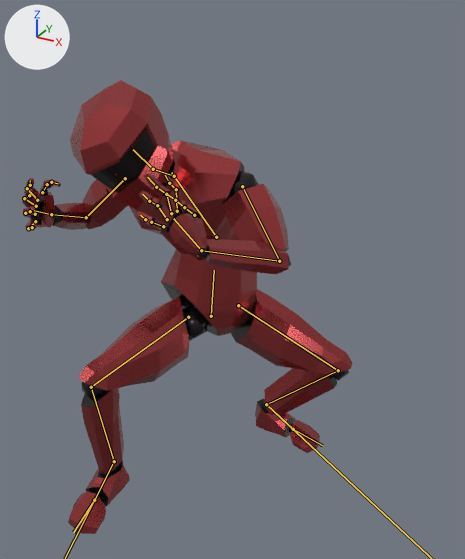
The FBX model Assets/character/FBX/fighting idle take damage 3.fbx, before and after one commit.
Both versions are drawn from a camera (50 mm lens) standing at (1.155, -1.73, 1.668) and looking at (0.164, 0.072, 0.766). Arrows for +X, +Y and +Z are at upper left; the lights stay in place. Both versions are drawn at frame 9 of the action 'metarig|metarigAction.002'; the numbers are the values there. The bones that bend it are drawn over the model as lines.
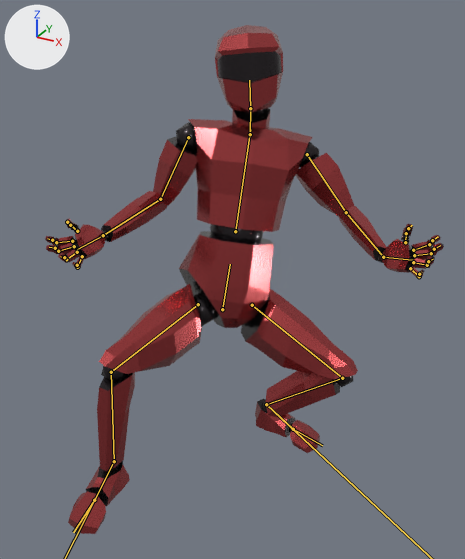
What differs and where, as boxes (x1, y1, x2, y2) in the pictures (465 x 559 px):
'Cube', posed (21% wider, 12% taller): before (22, 80, 352, 534); after (45, 25, 444, 534)
bone 'pelvis', root to tip: before (211, 316) to (214, 270); after (222, 309) to (230, 264)
bone 'Chest', root to tip: before (216, 237) to (171, 172); after (235, 231) to (250, 129)
bone 'Head', root to tip: before (153, 169) to (133, 149); after (250, 108) to (249, 80)
bone 'upper_arm.L', root to tip: before (242, 186) to (279, 261); after (307, 154) to (346, 212)
bone 'forearm.L', root to tip: before (279, 261) to (201, 250); after (346, 212) to (383, 257)
bone 'hand.L', root to tip: before (201, 250) to (173, 218); after (383, 257) to (413, 260)
bone 'upper_arm.R', root to tip: before (125, 178) to (86, 217); after (188, 137) to (160, 199)
bone 'forearm.R', root to tip: before (86, 217) to (51, 214); after (160, 199) to (103, 235)
bone 'hand.R', root to tip: before (51, 214) to (34, 210); after (103, 235) to (77, 249)
bone 'thigh.L', root to tip: before (238, 305) to (338, 370); after (252, 305) to (342, 378)
bone 'shin.L', root to tip: before (338, 370) to (266, 404); after (342, 378) to (266, 404)
bone 'thigh.R', root to tip: before (188, 317) to (91, 387); after (198, 304) to (111, 372)
bone 'shin.R', root to tip: before (91, 387) to (114, 461); after (111, 372) to (114, 461)

Patch to the scene script:
```diff
--- a/Assets/character/FBX/fighting idle take damage 3.fbx.py
+++ b/Assets/character/FBX/fighting idle take damage 3.fbx.py
@@ bone_pelvis @@
 bone_pelvis = bpy.data.objects['metarig'].pose.bones['pelvis']
-bone_pelvis.location = (-0.013, -0.405, -0.186)
-bone_pelvis.rotation_quaternion = (0.83, -0.043, 0.552, -0.065)  # degrees (-20, 66, -22)
+bone_pelvis.location = (-0.014, -0.423, -0.276)
+bone_pelvis.rotation_quaternion = (0.874, -0.105, 0.463, -0.101)  # degrees (-27, 52, -26)
@@ bone_chest @@
 bone_chest = bpy.data.objects['metarig'].pose.bones['Chest']  # child of 'pelvis'
-bone_chest.rotation_quaternion = (0.756, 0.345, -0.504, 0.236)  # degrees (48, -68, 1)
+bone_chest.rotation_quaternion = (0.98, -0.006, -0.2, -0.012)  # degrees (0, -23, -1)
@@ bone_head @@
 bone_head = bpy.data.objects['metarig'].pose.bones['Head']  # child of 'Neck'
-bone_head.rotation_quaternion = (0.99, -0.119, -0.033, 0.066)  # degrees (-14, -3, 8)
+bone_head.rotation_quaternion = (0.994, -0.079, -0.024, 0.075)  # degrees (-9, -2, 9)
@@ bone_upper_arm_l @@
 bone_upper_arm_l = bpy.data.objects['metarig'].pose.bones['upper_arm.L']  # child of 'Chest'
-bone_upper_arm_l.rotation_quaternion = (0.848, 0.39, -0.356, -0.046)  # degrees (57, -35, -26)
+bone_upper_arm_l.rotation_quaternion = (0.937, 0.06, -0.293, -0.182)  # degrees (15, -32, -26)
@@ bone_forearm_l @@
 bone_forearm_l = bpy.data.objects['metarig'].pose.bones['forearm.L']  # child of 'upper_arm.L'
-bone_forearm_l.rotation_quaternion = (0.658, 0.742, 0.03, -0.127)  # degrees (96, 13, -7)
+bone_forearm_l.rotation_quaternion = (0.904, 0.32, 0.055, -0.278)  # degrees (35, 16, -29)
@@ bone_hand_l @@
 bone_hand_l = bpy.data.objects['metarig'].pose.bones['hand.L']  # child of 'forearm.L'
-bone_hand_l.rotation_quaternion = (0.942, 0.292, -0.159, 0.038)  # degrees (35, -19, -1)
+bone_hand_l.rotation_quaternion = (0.903, 0.291, -0.315, -0.009)  # degrees (40, -34, -14)
@@ bone_upper_arm_r @@
 bone_upper_arm_r = bpy.data.objects['metarig'].pose.bones['upper_arm.R']  # child of 'Chest'
-bone_upper_arm_r.rotation_quaternion = (0.978, 0.175, 0.115, -0.005)  # degrees (20, 13, 2)
+bone_upper_arm_r.rotation_quaternion = (0.909, -0.045, -0.09, 0.406)  # degrees (-9, -7, 49)
@@ bone_forearm_r @@
 bone_forearm_r = bpy.data.objects['metarig'].pose.bones['forearm.R']  # child of 'upper_arm.R'
-bone_forearm_r.rotation_quaternion = (0.322, 0.744, 0.369, 0.454)  # degrees (115, -26, 69)
+bone_forearm_r.rotation_quaternion = (0.437, 0.465, 0.715, 0.285)  # degrees (119, 21, 101)
@@ bone_hand_r @@
 bone_hand_r = bpy.data.objects['metarig'].pose.bones['hand.R']  # child of 'forearm.R'
-bone_hand_r.rotation_quaternion = (0.973, 0.09, -0.198, 0.071)  # degrees (9, -24, 6)
+bone_hand_r.rotation_quaternion = (0.984, 0.048, -0.122, 0.123)  # degrees (4, -15, 14)
@@ bone_thigh_l @@
 bone_thigh_l = bpy.data.objects['metarig'].pose.bones['thigh.L']  # child of 'pelvis'
-bone_thigh_l.rotation_quaternion = (0.847, -0.484, -0.107, -0.194)  # degrees (-57, -22, -14)
+bone_thigh_l.rotation_quaternion = (0.839, -0.478, -0.148, -0.216)  # degrees (-56, -27, -14)
@@ bone_shin_l @@
 bone_shin_l = bpy.data.objects['metarig'].pose.bones['shin.L']  # child of 'thigh.L'
-bone_shin_l.rotation_quaternion = (0.607, 0.781, 0.0, 0.147)  # degrees (103, -13, 11)
+bone_shin_l.rotation_quaternion = (0.576, 0.803, 0.0, 0.152)  # degrees (107, -14, 10)
@@ bone_foot_l @@
 bone_foot_l = bpy.data.objects['metarig'].pose.bones['foot.L']  # child of 'shin.L'
-bone_foot_l.rotation_quaternion = (0.93, -0.357, 0.077, -0.04)  # degrees (-42, 7, -8)
+bone_foot_l.rotation_quaternion = (0.91, -0.381, 0.085, -0.139)  # degrees (-46, 3, -19)
@@ bone_thigh_r @@
 bone_thigh_r = bpy.data.objects['metarig'].pose.bones['thigh.R']  # child of 'pelvis'
-bone_thigh_r.rotation_quaternion = (0.687, -0.387, 0.445, 0.425)  # degrees (-27, 70, 44)
+bone_thigh_r.rotation_quaternion = (0.762, -0.404, 0.394, 0.318)  # degrees (-45, 59, 19)
@@ bone_shin_r @@
 bone_shin_r = bpy.data.objects['metarig'].pose.bones['shin.R']  # child of 'thigh.R'
-bone_shin_r.rotation_quaternion = (0.765, 0.633, 0.0, -0.119)  # degrees (78, 9, -11)
+bone_shin_r.rotation_quaternion = (0.841, 0.531, 0.0, -0.1)  # degrees (64, 6, -10)
@@ bone_foot_r @@
 bone_foot_r = bpy.data.objects['metarig'].pose.bones['foot.R']  # child of 'shin.R'
-bone_foot_r.rotation_quaternion = (0.996, -0.017, -0.051, -0.074)  # degrees (-2, -6, -8)
+bone_foot_r.rotation_quaternion = (0.99, 0.119, -0.039, -0.064)  # degrees (14, -4, -8)
```
